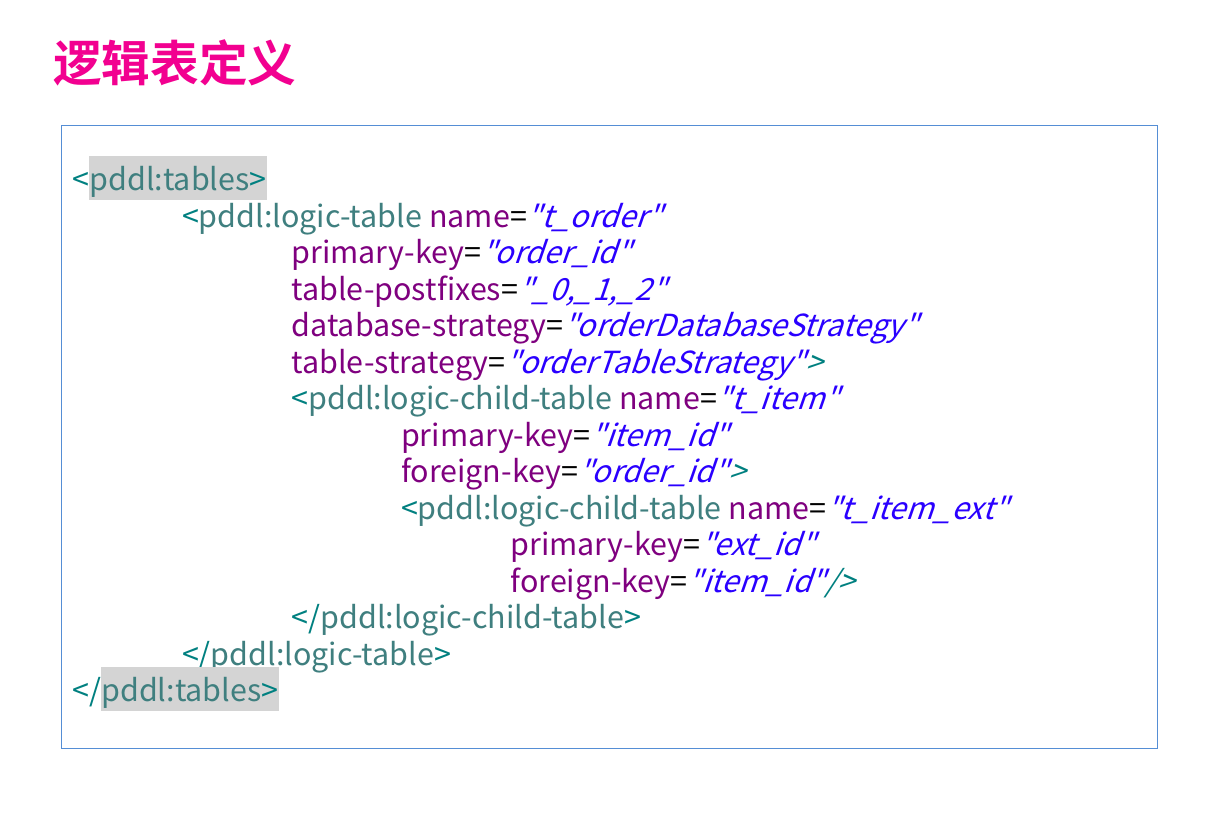
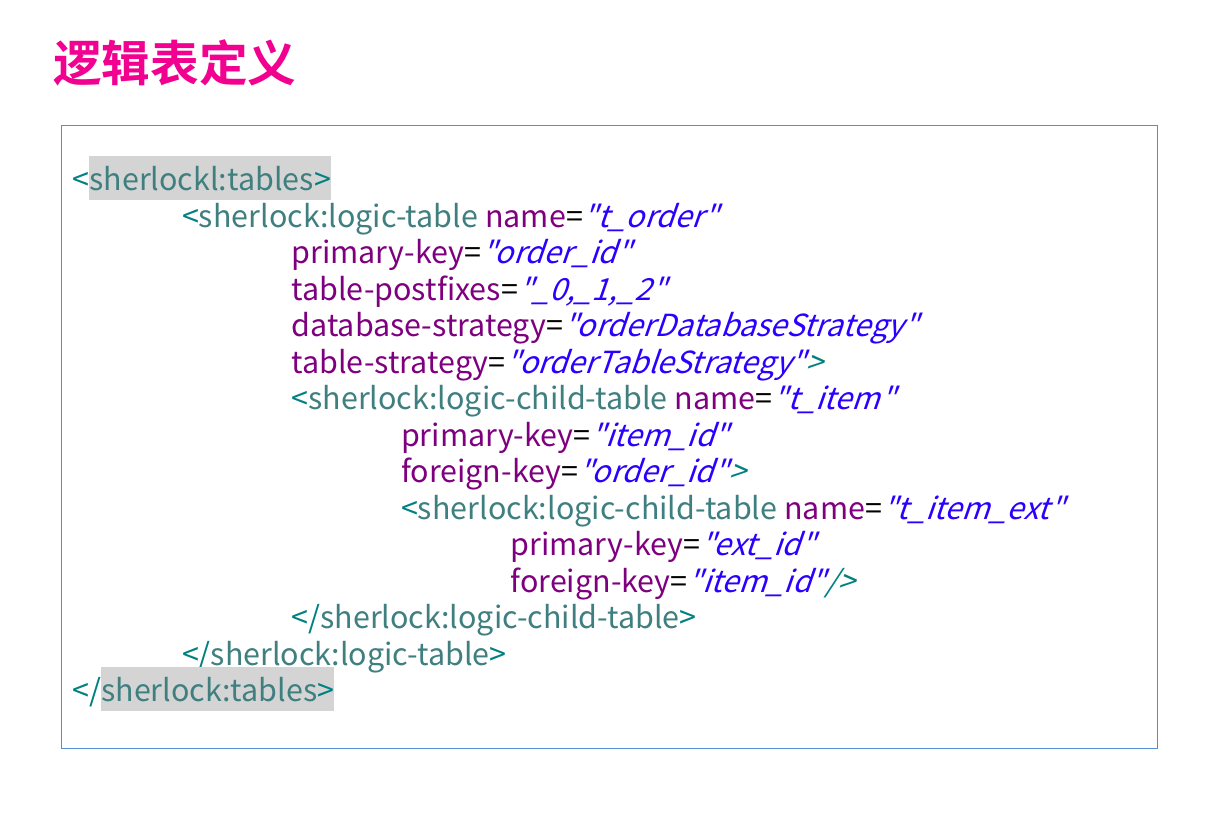
Before and after one commit to balancebeam/sherlock, a slide deck: slide 21 of sherlock-doc/数据路由介绍.pptx. Drawn at 1232x821 pixels with LibreOffice and Linux fonts; fonts in the diff are those of the drawing; background and template pictures are left out. Boxes give left, top, right and bottom in pixels: in the first picture for what was removed or moved away, otherwise in the second. Text is boxed around its words. In the diff, an @@ line names an element or a change of style, - is before the commit and + after.

```diff
--- a/sherlock-doc/数据路由介绍.pptx
+++ b/sherlock-doc/数据路由介绍.pptx
@@ text in rectangle at (x1=73, y1=160, x2=718, y2=235): text changed @@
-<pddl:tables>
-<pddl:logic-table name="t_order"
+<sherlockl:tables>
+<sherlock:logic-table name="t_order"
@@ text in rectangle at (x1=292, y1=377, x2=895, y2=417): text changed @@
-<pddl:logic-child-table name="t_item"
+<sherlock:logic-child-table name="t_item"
@@ text in rectangle at (x1=401, y1=488, x2=1063, y2=527): text changed @@
-<pddl:logic-child-table name="t_item_ext"
+<sherlock:logic-child-table name="t_item_ext"
@@ text in rectangle at (x1=73, y1=598, x2=697, y2=710): text changed @@
-</pddl:logic-child-table>
-</pddl:logic-table>
-</pddl:tables>
+</sherlock:logic-child-table>
+</sherlock:logic-table>
+</sherlock:tables>
```
Also in this commit, not shown: 9 other slides changed, 1 other file.
